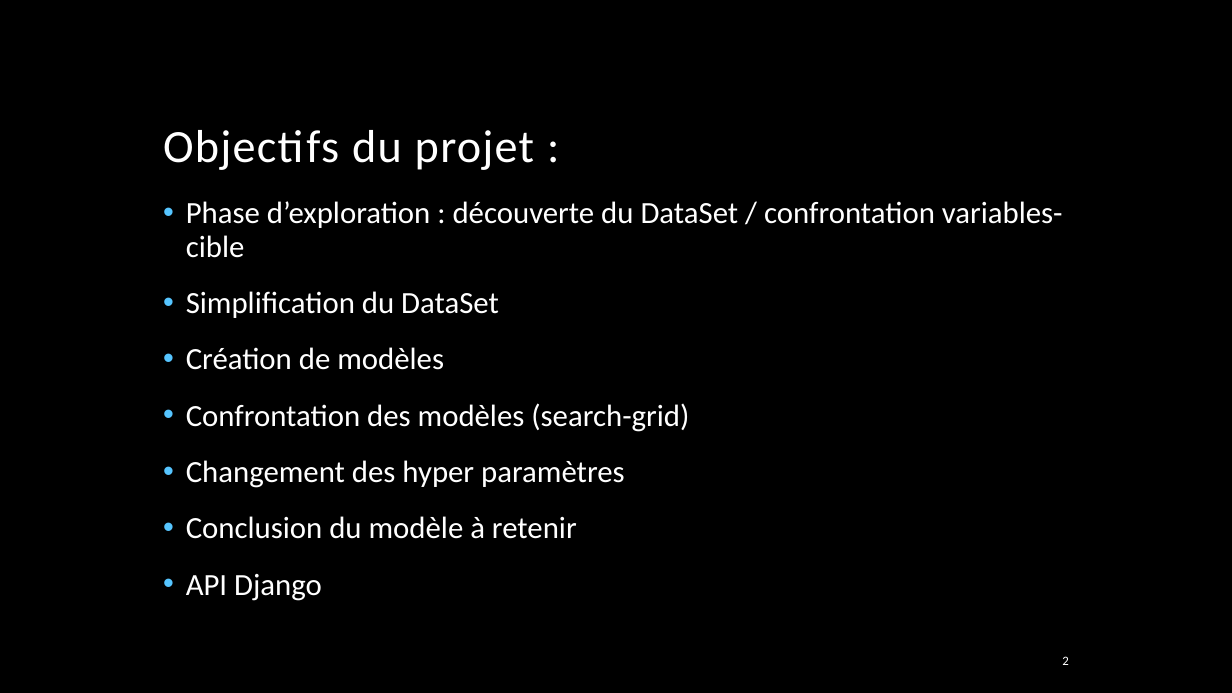
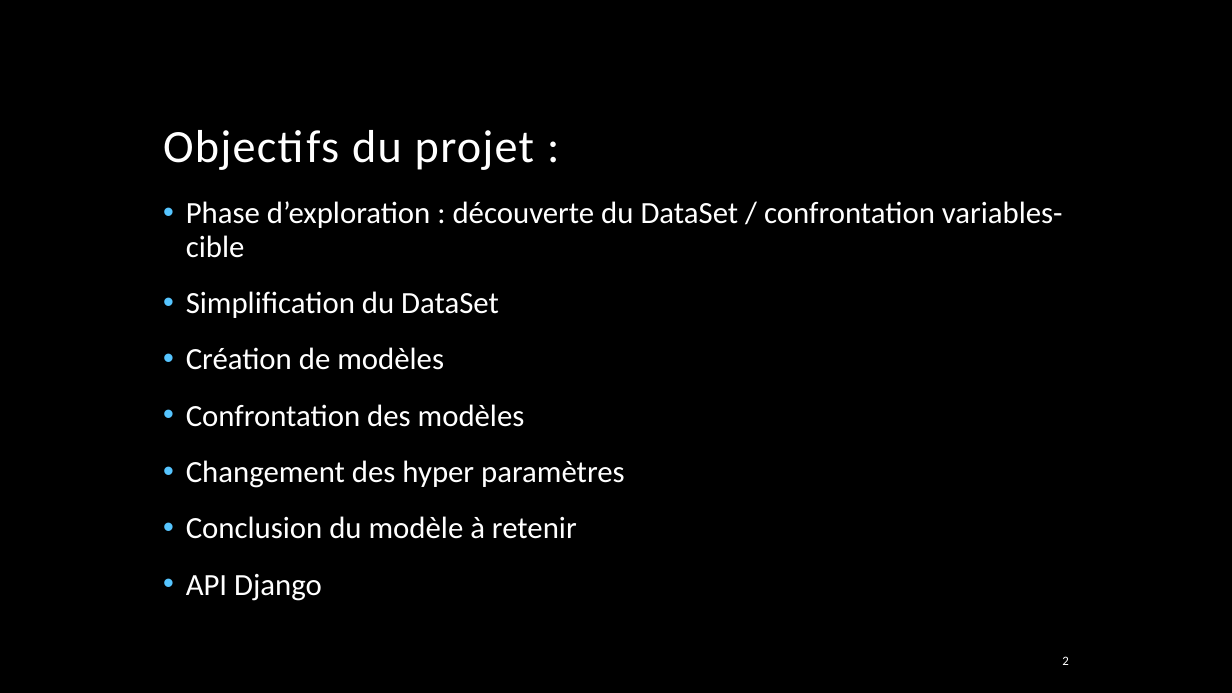
Before and after one commit to Nigirith/Obesity_Data_Analysis, a slide deck: slide 2 of Présentation.pptx. Drawn at 1232x693 pixels with LibreOffice and Linux fonts; fonts in the diff are those of the drawing; background and template pictures are left out. Boxes give left, top, right and bottom in pixels: in the first picture for what was removed or moved away, otherwise in the second. Text is boxed around its words. In the diff, an @@ line names an element or a change of style, - is before the commit and + after.

Commit message:
ppt

```diff
--- a/Présentation.pptx
+++ b/Présentation.pptx
@@ text at (186, 404, 525, 427): text changed @@
-• Confrontation des modèles (search-grid)
+• Confrontation des modèles
```
Also in this commit, not shown: 1 other slide changed, 14 slides added, 10 slides removed, 1 other file.
